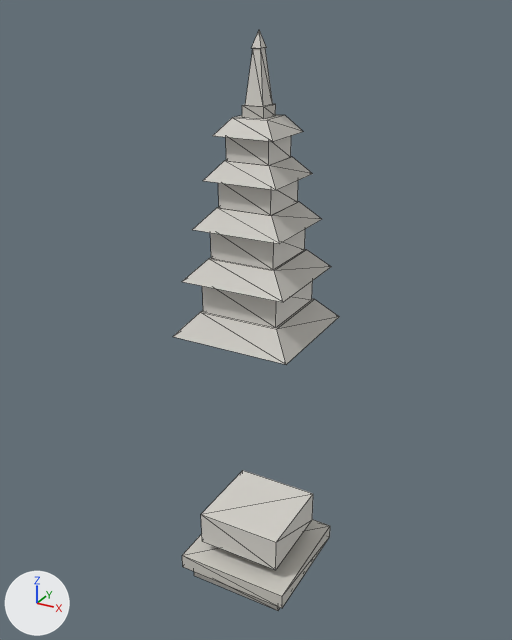
The glTF model public/studio/v2.15.0/d_pagoda/model.glb, before and after one commit.
Rendered twice from a 50 mm camera at (10.35, -19.0, 19.15) aimed at (-0.2, 0.18, 9.55). Arrows for +X, +Y and +Z are at lower left; the lights stay in place. The older version comes first. Mesh edges are drawn as thin lines. Where no turn or scale is listed for an object, it has been applied to the vertices.

The scene before the commit, as lines of its bpy script (objects in view):
```python
ob_part1 = bpy.data.objects.new('part1', me_geometry_1)
ob_part1.location = (0.0, 0.0, 0.0)
ob_part11 = bpy.data.objects.new('part11', me_geometry_11)
ob_part11.location = (0.0, 0.0, 0.0)
ob_part3 = bpy.data.objects.new('part3', me_geometry_3)
ob_part3.location = (0.0, 0.0, 0.0)
ob_part4 = bpy.data.objects.new('part4', me_geometry_4)
ob_part4.location = (0.0, 0.0, 0.0)
ob_part5 = bpy.data.objects.new('part5', me_geometry_5)
ob_part5.location = (0.0, 0.0, 0.0)
ob_part6 = bpy.data.objects.new('part6', me_geometry_6)
ob_part6.location = (0.0, 0.0, 0.0)
ob_part7 = bpy.data.objects.new('part7', me_geometry_7)
ob_part7.location = (0.0, 0.0, 0.0)
ob_part8 = bpy.data.objects.new('part8', me_geometry_8)
ob_part8.location = (0.0, 0.0, 0.0)
ob_part9 = bpy.data.objects.new('part9', me_geometry_9)
ob_part9.location = (0.0, 0.0, 0.0)
# also in view: 'part0' at (0.0, 0.0, 0.15); 'part10' at (0.0, 0.0, 15.35); 'part2' at (0.0, 0.0, 1.53); 'part13' at (0.0, 0.0, 17.34)
```
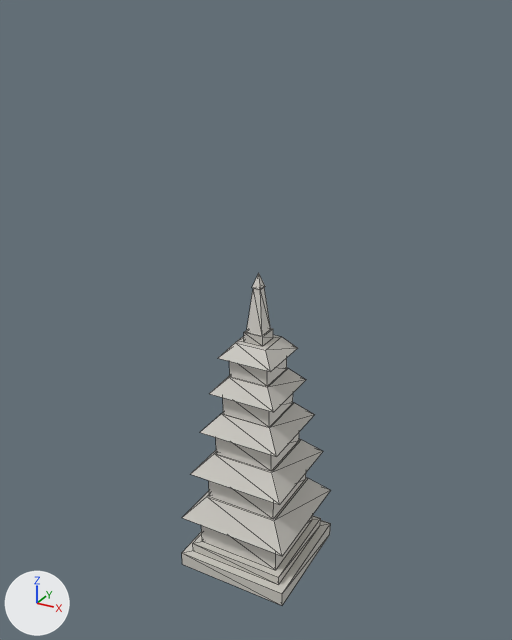
Diff of the bpy script that builds the scene:
```diff
--- a/public/studio/v2.15.0/d_pagoda/model.glb.py
+++ b/public/studio/v2.15.0/d_pagoda/model.glb.py
@@ me_geometry_1 @@
-me_geometry_1.from_pydata(...)  # 8 vertices, 12 faces; spans x -1.8..1.8, y -1.8..1.8, z -0.66..-0.31
+me_geometry_1.from_pydata(...)  # 8 vertices, 12 faces; spans x -1.8..1.8, y -1.8..1.8, z 0.55..0.9
+# me_geometry_1 part 1: the whole mesh is moved by (0.0, 0.0, 1.21)
 me_geometry_1.materials.append(mat_defaultmaterial_001)
@@ me_geometry_3 @@
-me_geometry_3.from_pydata(...)  # 8 vertices, 12 faces; spans x -2.05..2.05, y -2.05..2.05, z 9.43..10.18
+me_geometry_3.from_pydata(...)  # 8 vertices, 12 faces; spans x -2.05..2.05, y -2.05..2.05, z 2.15..2.9
+# me_geometry_3 part 2: the whole mesh is moved by (0.0, 0.0, -7.28)
 me_geometry_3.materials.append(mat_defaultmaterial_003)
@@ me_geometry_4 @@
-me_geometry_4.from_pydata(...)  # 8 vertices, 12 faces; spans x -1.32..1.32, y -1.32..1.32, z 10.18..11.28
+me_geometry_4.from_pydata(...)  # 8 vertices, 12 faces; spans x -1.32..1.32, y -1.32..1.32, z 2.9..4.0
+# me_geometry_4 part 3: the whole mesh is moved by (0.0, 0.0, -7.28)
 me_geometry_4.materials.append(mat_defaultmaterial_004)
@@ me_geometry_5 @@
-me_geometry_5.from_pydata(...)  # 8 vertices, 12 faces; spans x -1.78..1.78, y -1.78..1.78, z 11.28..11.96
+me_geometry_5.from_pydata(...)  # 8 vertices, 12 faces; spans x -1.78..1.78, y -1.78..1.78, z 4.0..4.68
+# me_geometry_5 part 4: the whole mesh is moved by (0.0, 0.0, -7.28)
 me_geometry_5.materials.append(mat_defaultmaterial_005)
@@ me_geometry_6 @@
-me_geometry_6.from_pydata(...)  # 8 vertices, 12 faces; spans x -1.1..1.1, y -1.1..1.1, z 11.96..12.94
+me_geometry_6.from_pydata(...)  # 8 vertices, 12 faces; spans x -1.1..1.1, y -1.1..1.1, z 4.68..5.66
+# me_geometry_6 part 5: the whole mesh is moved by (0.0, 0.0, -7.28)
 me_geometry_6.materials.append(mat_defaultmaterial_006)
@@ me_geometry_7 @@
-me_geometry_7.from_pydata(...)  # 8 vertices, 12 faces; spans x -1.5..1.5, y -1.5..1.5, z 12.94..13.56
+me_geometry_7.from_pydata(...)  # 8 vertices, 12 faces; spans x -1.5..1.5, y -1.5..1.5, z 5.66..6.28
+# me_geometry_7 part 6: the whole mesh is moved by (0.0, 0.0, -7.28)
 me_geometry_7.materials.append(mat_defaultmaterial_007)
@@ me_geometry_8 @@
-me_geometry_8.from_pydata(...)  # 8 vertices, 12 faces; spans x -0.9..0.9, y -0.9..0.9, z 13.56..14.42
+me_geometry_8.from_pydata(...)  # 8 vertices, 12 faces; spans x -0.9..0.9, y -0.9..0.9, z 6.28..7.14
+# me_geometry_8 part 7: the whole mesh is moved by (0.0, 0.0, -7.28)
 me_geometry_8.materials.append(mat_defaultmaterial_008)
@@ me_geometry_9 @@
-me_geometry_9.from_pydata(...)  # 8 vertices, 12 faces; spans x -1.24..1.24, y -1.24..1.24, z 14.42..14.98
+me_geometry_9.from_pydata(...)  # 8 vertices, 12 faces; spans x -1.24..1.24, y -1.24..1.24, z 7.14..7.7
+# me_geometry_9 part 8: the whole mesh is moved by (0.0, 0.0, -7.28)
 me_geometry_9.materials.append(mat_defaultmaterial_009)
@@ me_geometry_10 @@
-me_geometry_10.from_pydata(...)  # 8 vertices, 12 faces; spans x -0.72..0.72, y -0.72..0.72, z 14.984..15.724
+me_geometry_10.from_pydata(...)  # 8 vertices, 12 faces; spans x -0.72..0.72, y -0.72..0.72, z 7.7..8.44
+# me_geometry_10 part 9: the whole mesh is moved by (0.0, 0.0, -7.284)
 me_geometry_10.materials.append(mat_defaultmaterial_010)
@@ me_geometry_11 @@
-me_geometry_11.from_pydata(...)  # 8 vertices, 12 faces; spans x -1.0..1.0, y -1.0..1.0, z 15.72..16.22
+me_geometry_11.from_pydata(...)  # 8 vertices, 12 faces; spans x -1.0..1.0, y -1.0..1.0, z 8.44..8.94
+# me_geometry_11 part 10: the whole mesh is moved by (0.0, 0.0, -7.28)
 me_geometry_11.materials.append(mat_defaultmaterial_011)
@@ me_geometry_12 @@
-me_geometry_12.from_pydata(...)  # 8 vertices, 12 faces; spans x -0.36..0.36, y -0.36..0.36, z 16.224..16.564
+me_geometry_12.from_pydata(...)  # 8 vertices, 12 faces; spans x -0.36..0.36, y -0.36..0.36, z 8.94..9.28
+# me_geometry_12 part 11: the whole mesh is moved by (0.0, 0.0, -7.284)
 me_geometry_12.materials.append(mat_defaultmaterial_012)
@@ me_geometry_13 @@
-me_geometry_13.from_pydata(...)  # 8 vertices, 12 faces; spans x -0.3..0.3, y -0.3..0.3, z 16.56..18.11
+me_geometry_13.from_pydata(...)  # 8 vertices, 12 faces; spans x -0.3..0.3, y -0.3..0.3, z 9.28..10.83
+# me_geometry_13 part 12: the whole mesh is moved by (0.0, 0.0, -7.28)
 me_geometry_13.materials.append(mat_defaultmaterial_013)
@@ me_geometry_14 @@
-me_geometry_14.from_pydata(...)  # 5 vertices, 6 faces; spans x -0.16..0.16, y -0.16..0.16, z 18.114..18.614
+me_geometry_14.from_pydata(...)  # 5 vertices, 6 faces; spans x -0.16..0.16, y -0.16..0.16, z 10.83..11.33
+# me_geometry_14 part 13: the whole mesh is moved by (0.0, 0.0, -7.284)
 me_geometry_14.materials.append(mat_defaultmaterial_014)
```

Changed parts and their boxes (x1, y1, x2, y2) in the pictures (512 x 640 px):
'part3', moved: before (173, 299, 339, 365); after (182, 478, 330, 556)
'part5', moved: before (182, 249, 331, 302); after (191, 439, 323, 505)
'part7', moved: before (192, 202, 322, 244); after (200, 403, 314, 456)
'part9', moved: before (203, 157, 312, 190); after (209, 368, 306, 412)
'part4', moved: before (202, 281, 313, 328); after (209, 473, 306, 519)
'part6', moved: before (210, 229, 305, 270); after (216, 432, 299, 471)
'part11', moved: before (213, 115, 303, 142); after (219, 335, 297, 372)
'part8', moved: before (218, 181, 298, 215); after (223, 394, 293, 427)
'part10', moved: before (226, 136, 291, 165); after (230, 358, 287, 386)
'part1', moved: before (194, 572, 280, 611); after (193, 515, 321, 585)
'part13', moved: before (245, 48, 273, 106); after (246, 288, 271, 336)
'part12', moved: before (242, 104, 275, 119); after (244, 328, 273, 346)
'part14', moved: before (252, 30, 266, 48); after (252, 273, 265, 290)
'part2', unchanged, covered by the edit: before (201, 470, 313, 570); after (201, 516, 312, 570)
